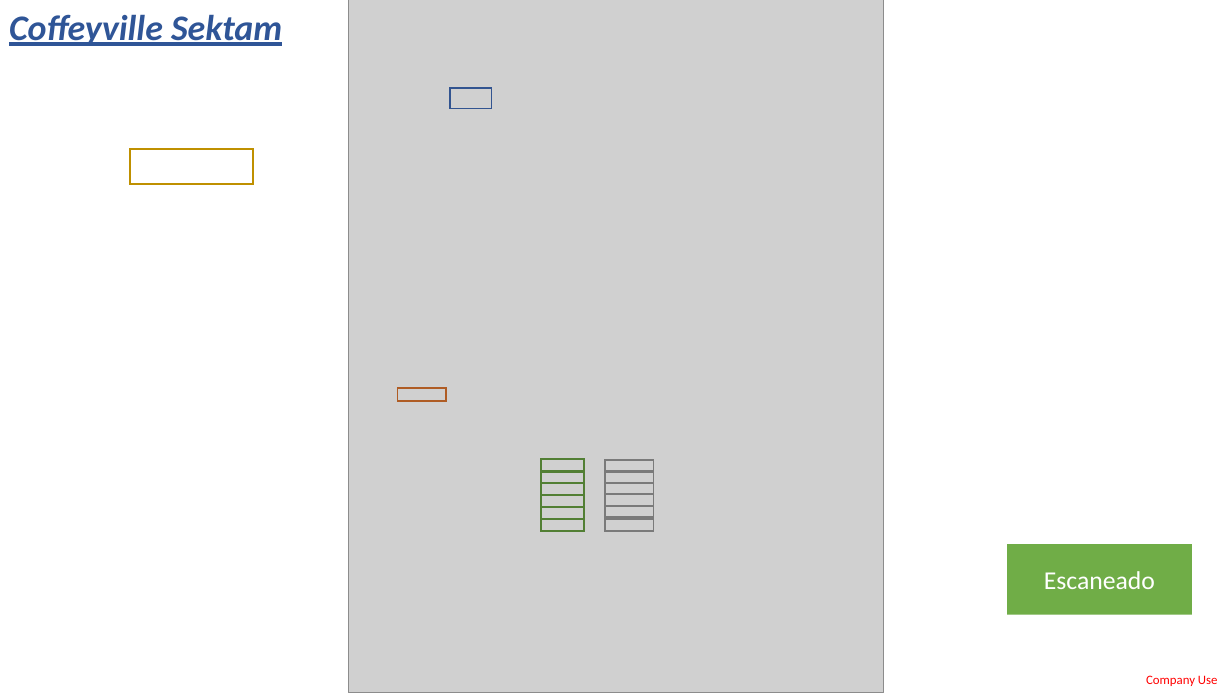
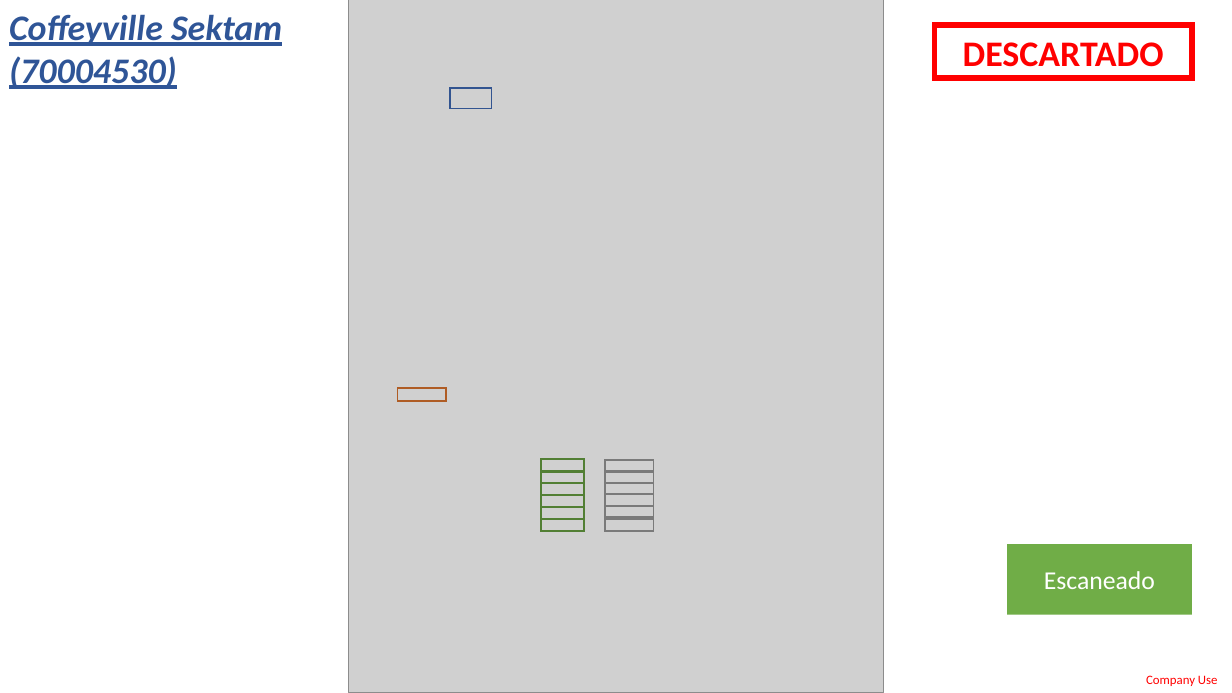
Before and after one commit to LobatoJaime/Bot-Creacion-de-Pedidos, a slide deck: slide 18 of AI_Engine/Info/ExtraccionDatos.pptx (slide 2 before the commit). Drawn at 1232x693 pixels with LibreOffice and Linux fonts; fonts in the diff are those of the drawing; grey boxes stand for pictures. Boxes give left, top, right and bottom in pixels: in the first picture for what was removed or moved away, otherwise in the second. Text is boxed around its words. In the diff, an @@ line names an element or a change of style, - is before the commit and + after.

```diff
--- a/AI_Engine/Info/ExtraccionDatos.pptx
+++ b/AI_Engine/Info/ExtraccionDatos.pptx
@@ text at (9,14,282,89): text changed @@
-Coffeyville Sektam
+Coffeyville Sektam (70004530)
@@ rectangle added at (934,25,1192,79), outline #FF0000 4.5 pt, 28 pt, text #FF0000, bold @@
+DESCARTADO
@@ rectangle removed at (130,149,253,184) @@
```
Also in this commit, not shown: 14 other slides changed, 1 other file.
